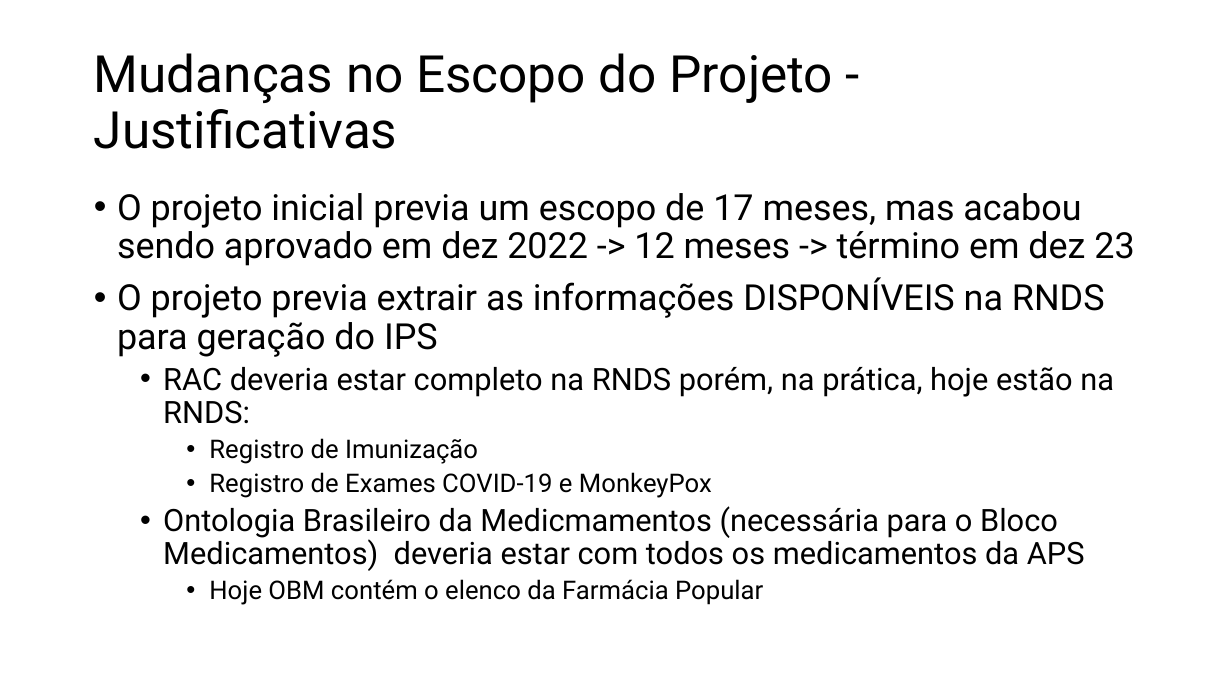
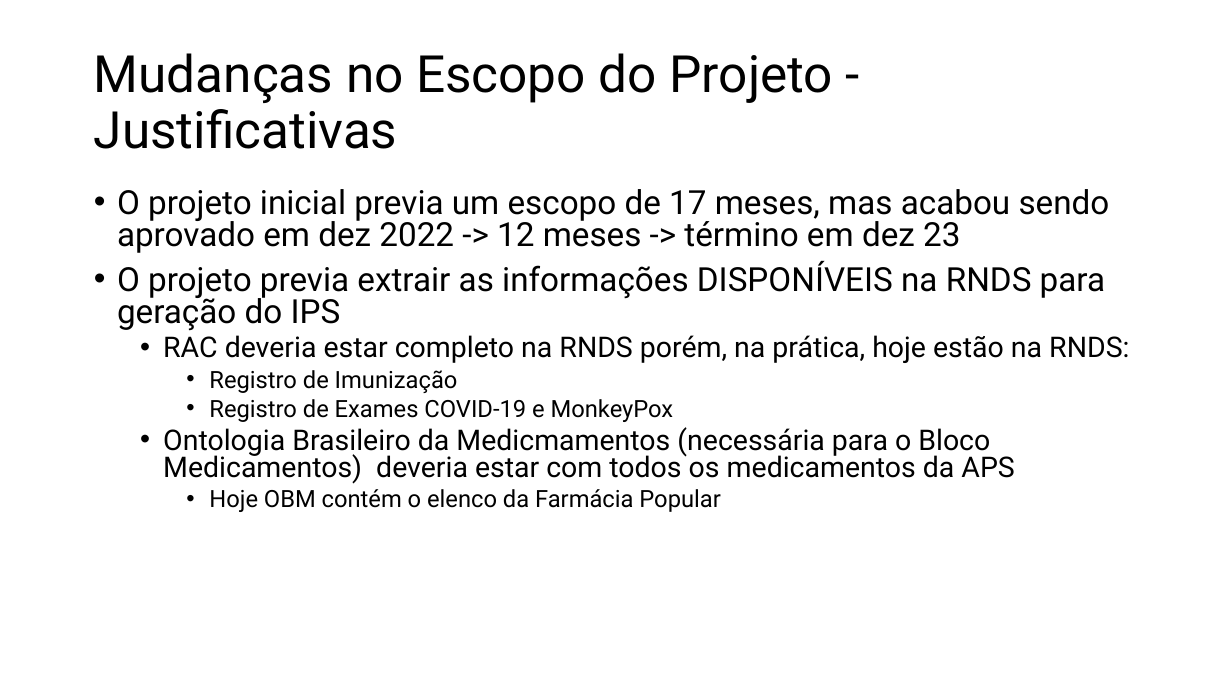
Before and after one commit to moaassis/https-git-codecommit.sa-east-1.amazonaws.com-v1-repos-ips-brasil-documentos, a slide deck: slide 2 of Gestão do Projeto/ApresentacoesProjeto/EscopoAlteracaoMarco23.pptx. Drawn at 1232x693 pixels with LibreOffice and Linux fonts; fonts in the diff are those of the drawing. Boxes give left, top, right and bottom in pixels: in the first picture for what was removed or moved away, otherwise in the second. Text is boxed around its words. In the diff, an @@ line names an element or a change of style, - is before the commit and + after.

```diff
--- a/Gestão do Projeto/ApresentacoesProjeto/EscopoAlteracaoMarco23.pptx
+++ b/Gestão do Projeto/ApresentacoesProjeto/EscopoAlteracaoMarco23.pptx
@@ text "O projeto inicial previa um ..." at (117,189,1129,512): size 28 to 25.9 pt in "O projeto inicial previa um escopo de ...", "O projeto previa extrair as informações DISPONÍVEIS ..."; size 24 to 22.2 pt in "RAC deveria estar completo na RNDS porém, ...", "Ontologia Brasileiro da Medicmamentos (necessária para o ..."; size 20 to 18.5 pt in "Registro de Imunização", "Registro de Exames COVID-19 e MonkeyPox", "Hoje OBM contém o elenco da Farmácia ..."; line spacing 0.9 to 0.8 @@
```
Also in this commit, not shown: 1 other slide changed.
